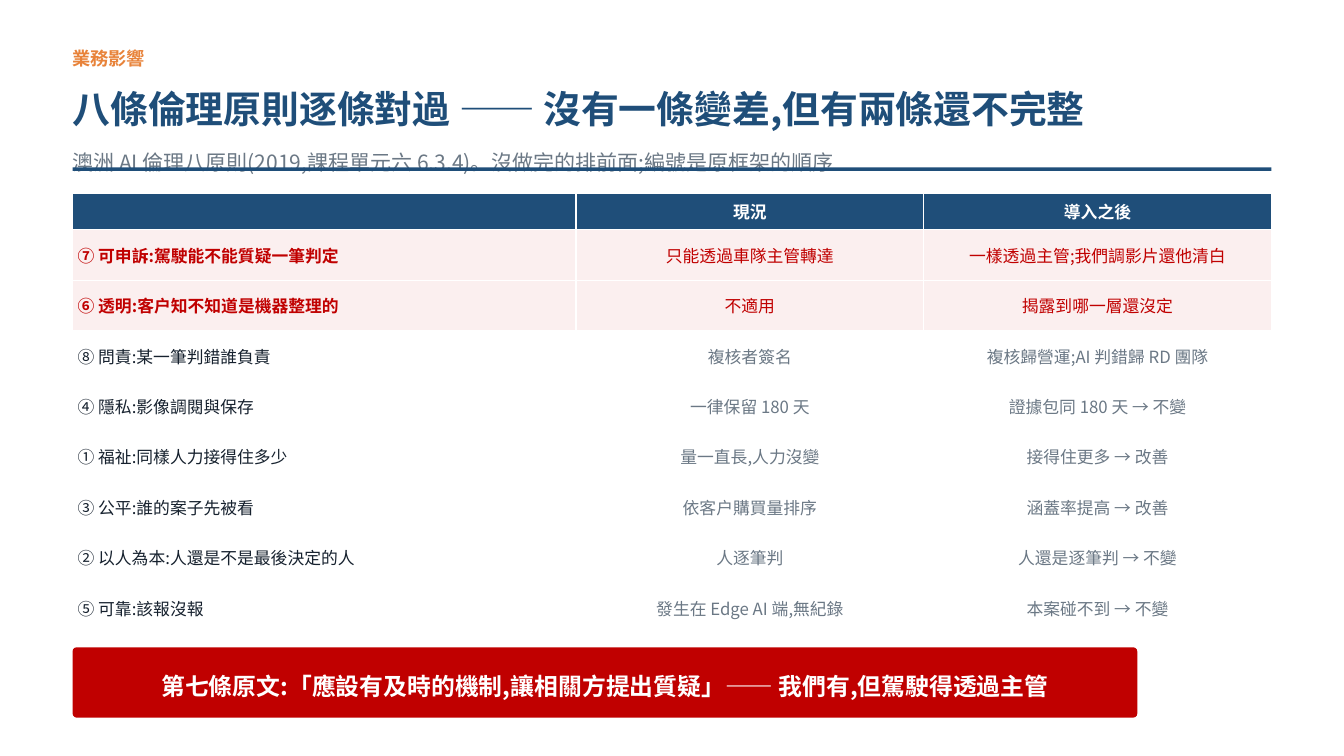
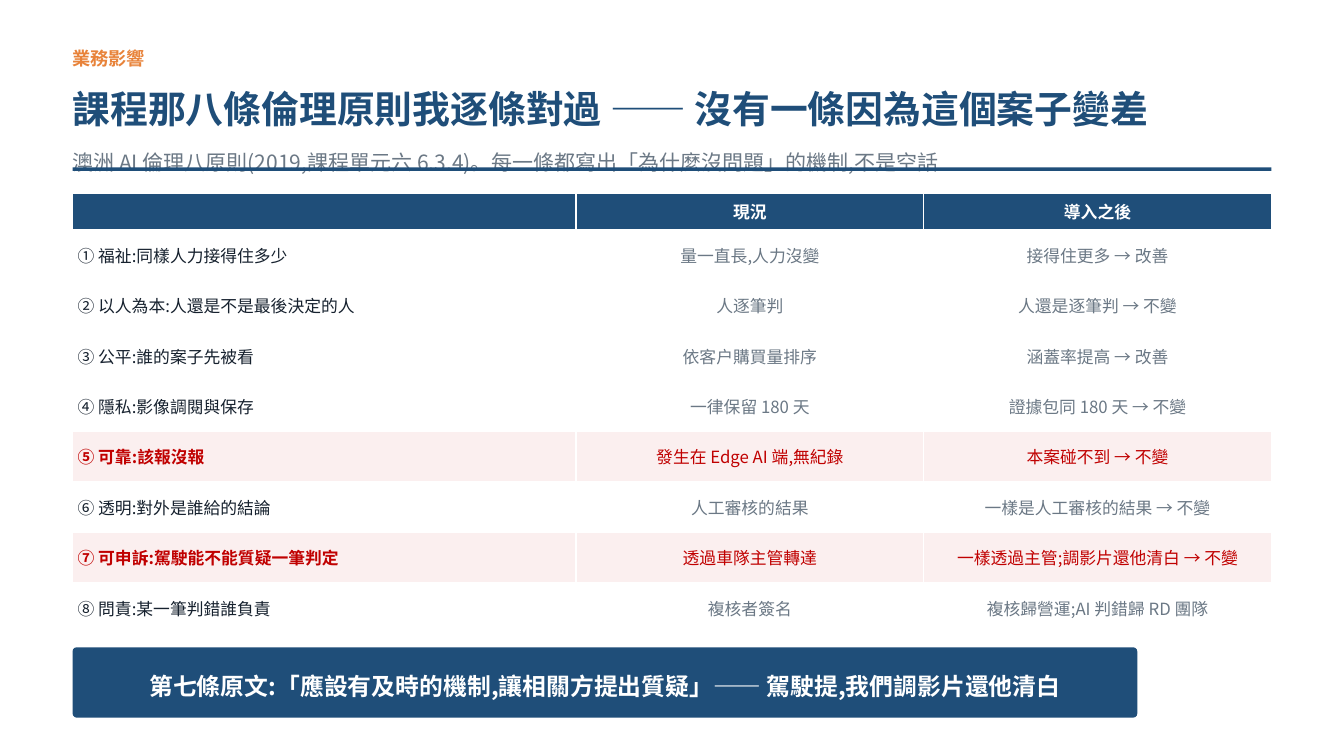
Before and after one commit to pokai-huang0828/UTS_workspace, a slide deck: slide 8 of Artificial Intelligence for Enterprises/Assessment3/Huang_26254793_421104_Assessment 3.pptx. Drawn at 1344x756 pixels with LibreOffice and Linux fonts; fonts in the diff are those of the drawing. Boxes give left, top, right and bottom in pixels: in the first picture for what was removed or moved away, otherwise in the second. Text is boxed around its words. In the diff, an @@ line names an element or a change of style, - is before the commit and + after.

```diff
--- a/Artificial Intelligence for Enterprises/Assessment3/Huang_26254793_421104_Assessment 3.pptx
+++ b/Artificial Intelligence for Enterprises/Assessment3/Huang_26254793_421104_Assessment 3.pptx
@@ text at <box>73,90,1149,127</box>: text changed @@
-八條倫理原則逐條對過 —— 沒有一條變差,但有兩條還不完整
+課程那八條倫理原則我逐條對過 —— 沒有一條因為這個案子變差
@@ text at <box>73,152,939,174</box>: text changed @@
-澳洲 AI 倫理八原則(2019,課程單元六 6.3.4)。沒做完的排前面;編號是原框架的順序
+澳洲 AI 倫理八原則(2019,課程單元六 6.3.4)。每一條都寫出「為什麼沒問題」的機制,不是空話
@@ table at <box>73,194,1272,633</box> @@
-row 2: ⑦ 可申訴:駕駛能不能質疑一筆判定 | 只能透過車隊主管轉達 | 一樣透過主管;我們調影片還他清白
-row 3: ⑥ 透明:客戶知不知道是機器整理的 | 不適用 | 揭露到哪一層還沒定
+row 2: ① 福祉:同樣人力接得住多少 | 量一直長,人力沒變 | 接得住更多 → 改善
+row 3: ② 以人為本:人還是不是最後決定的人 | 人逐筆判 | 人還是逐筆判 → 不變
+row 4: ③ 公平:誰的案子先被看 | 依客戶購買量排序 | 涵蓋率提高 → 改善
+row 5: ④ 隱私:影像調閱與保存 | 一律保留 180 天 | 證據包同 180 天 → 不變
+row 6: ⑤ 可靠:該報沒報 | 發生在 Edge AI 端,無紀錄 | 本案碰不到 → 不變
+row 7: ⑥ 透明:對外是誰給的結論 | 人工審核的結果 | 一樣是人工審核的結果 → 不變
+row 8: ⑦ 可申訴:駕駛能不能質疑一筆判定 | 透過車隊主管轉達 | 一樣透過主管;調影片還他清白 → 不變
-row 5: ④ 隱私:影像調閱與保存 | 一律保留 180 天 | 證據包同 180 天 → 不變
-row 6: ① 福祉:同樣人力接得住多少 | 量一直長,人力沒變 | 接得住更多 → 改善
-row 7: ③ 公平:誰的案子先被看 | 依客戶購買量排序 | 涵蓋率提高 → 改善
-row 8: ② 以人為本:人還是不是最後決定的人 | 人逐筆判 | 人還是逐筆判 → 不變
-row 9: ⑤ 可靠:該報沒報 | 發生在 Edge AI 端,無紀錄 | 本案碰不到 → 不變
@@ fill #FBEFEF to #FFFFFF in 6 cells @@
@@ fill #FFFFFF to #FBEFEF in 6 cells @@
@@ rounded rectangle at <box>73,647,1137,718</box>: fill #C00000 to #1F4E79 @@
@@ text at <box>149,674,1060,700</box>: text changed @@
-第七條原文:「應設有及時的機制,讓相關方提出質疑」—— 我們有,但駕駛得透過主管
+第七條原文:「應設有及時的機制,讓相關方提出質疑」—— 駕駛提,我們調影片還他清白
```
Also in this commit, not shown: 4 other files.
